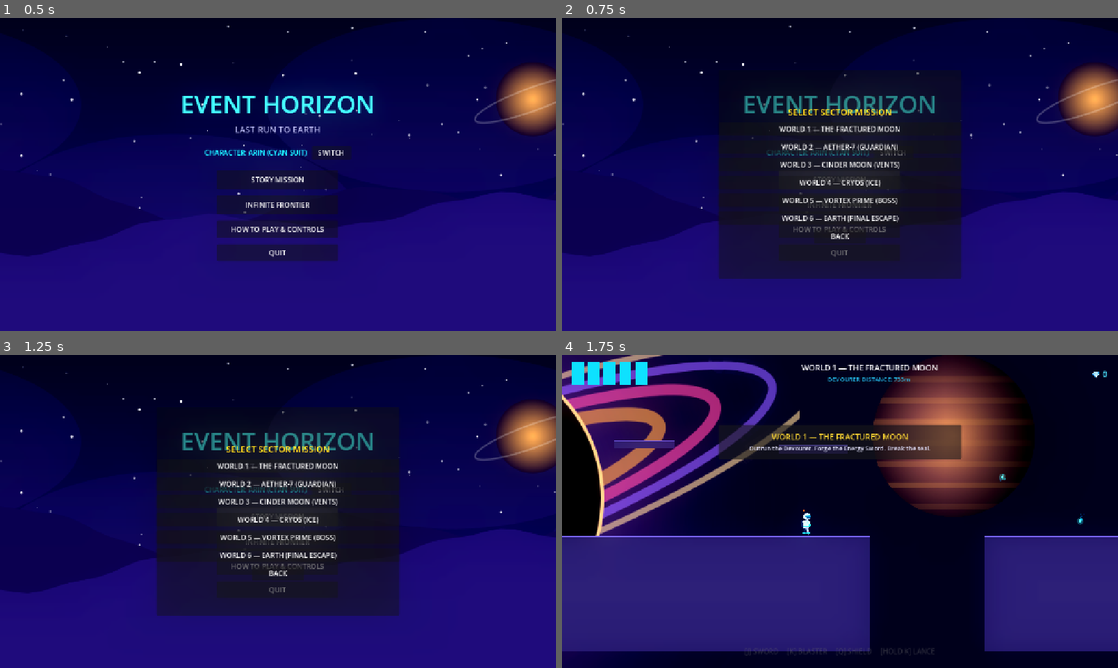
Above: before the commit, frames 1-4 (two rows, left to right).
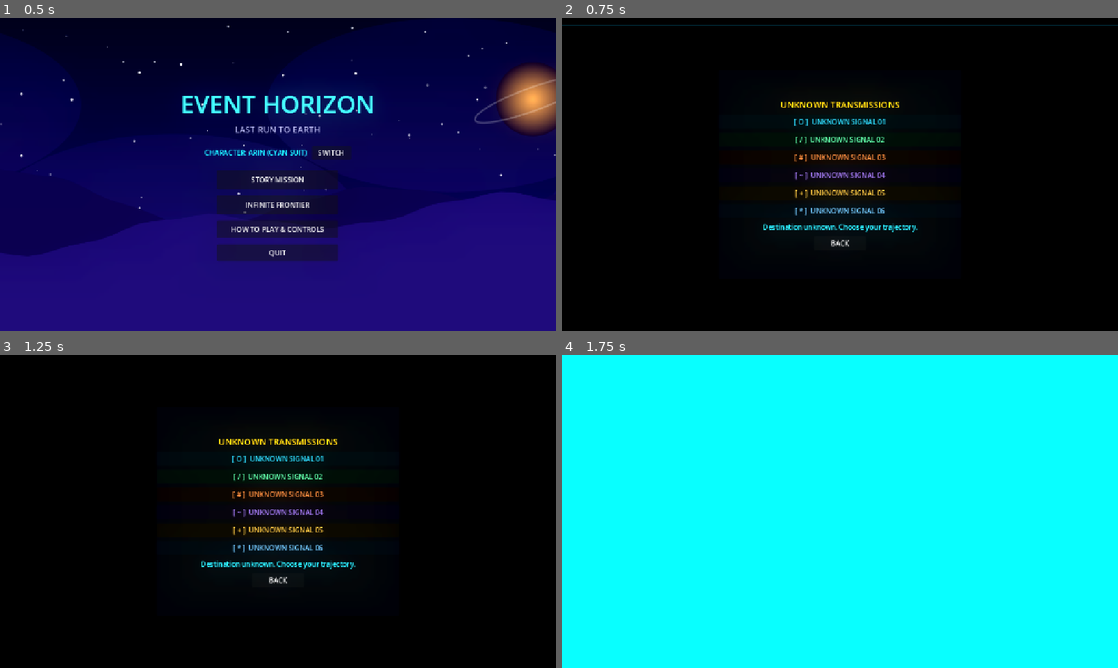
Above: after the commit, the same moments.

Repository: mallikarjunr444-gif/respawn-2d-game
Game: Godot game, scene res://scenes/main_menu.tscn
Two runs of this game, one before a commit and one after it. Both use one fixed random seed, a clock stepped at 60 frames per second and the inputs below.
Inputs:
- Up to frame 1 (0.5 s): no input
- Up to frame 2 (0.75 s): click "STORY MISSION" at 0.5 s
- Up to frame 3 (1.25 s): no input
- Up to frame 4 (1.75 s): click "WORLD 1 — THE FRACTURED MOON" (after the commit: "[ O ] UNKNOWN SIGNAL 01") at 1.25 s

Frame 1 is identical in both runs. In frame 2, 93% of the frame differs, in the area x 0-100%, y 0-100%; in frame 3, 93%; in frame 4, 100%.

Commit message:
Implement mystery planet route selection

Diff:
--- a/project.godot
+++ b/project.godot
@@ -1,6 +1,10 @@
 ; Engine configuration file.
 ; It's best edited using the editor UI and not directly,
-; but it can also be edited by text editor.
+; since the parameters that go here are not all obvious.
+;
+; Format:
+;   [section] ; section goes between []
+;   param=value ; assign values to parameters
 
 config_version=5
 
@@ -26,6 +30,5 @@
 
 [rendering]
 
-renderer/rendering_method="forward_plus"
 textures/canvas_textures/default_texture_filter=2
 environment/glow/enabled=true
--- a/scenes/game.gd
+++ b/scenes/game.gd
@@ -4,6 +4,7 @@
 @onready var camera: Camera2D = $Camera2D
 @onready var hud: CanvasLayer = $HUD
 @onready var puzzle_modal: CanvasLayer = $PuzzleModal
+var planet_selection_scene = preload("res://scenes/planet_selection.tscn")
 @onready var parallax_bg: ParallaxBackground = $ParallaxBackground
 @onready var planet_sprite: Sprite2D = $ParallaxBackground/ParallaxLayerPlanet/PlanetSprite
 @onready var sky_rect: ColorRect = $ParallaxBackground/ParallaxLayerSky/SkyRect
@@ -34,7 +35,8 @@
 
 	GameState.level_completed.connect(_on_level_completed)
 	hud.set_sector_title(world_info["name"])
-	GameState.show_toast(world_info["name"], world_info["sub"], 4.5)
+	var planet_name = world_info["name"].split("—", false, 1)[1].strip_edges()
+	GameState.show_toast("DESTINATION IDENTIFIED", "PLANET: " + planet_name, 4.0)
 
 func _setup_environment() -> void:
 	sky_rect.color = world_info["sky_top"]
@@ -229,5 +231,29 @@
 		if node.has_method("unlock_forge"):
 			node.unlock_forge()
 
+	# Open planet selection UI
+	var selection = planet_selection_scene.instantiate()
+	add_child(selection)
+	selection.connect("world_selected", Callable(self, "_on_world_selected"))
+	selection.connect("back_to_menu", Callable(self, "_on_back_to_menu"))
+	selection.visible = true
+	get_tree().paused = true
+
 func _on_level_completed() -> void:
 	hud.show_victory()
+
+func _on_world_selected(idx: int) -> void:
+	# Resume and start selected world
+	get_tree().paused = false
+	var sel = get_node_or_null("PlanetSelection")
+	if sel:
+		sel.queue_free()
+	GameState.start_story(idx, true)
+
+func _on_back_to_menu() -> void:
+	# Return to main menu
+	get_tree().paused = false
+	var sel = get_node_or_null("PlanetSelection")
+	if sel:
+		sel.queue_free()
+	get_tree().change_scene_to_file("res://scenes/main_menu.tscn")
--- a/scenes/main_menu.gd
+++ b/scenes/main_menu.gd
@@ -3,10 +3,33 @@
 @onready var char_label: Label = $CenterContainer/VBox/CharSelector/CharLabel
 @onready var controls_modal: PanelContainer = $ControlsModal
 @onready var world_select_modal: PanelContainer = $WorldSelectModal
+@onready var menu_contents: Control = $CenterContainer
+@onready var route_status: Label = $WorldSelectModal/VBox/RouteStatus
+@onready var warp_overlay: ColorRect = $WarpOverlay
+@onready var route_back_btn: Button = $WorldSelectModal/VBox/BackBtn
+@onready var route_backdrop: ColorRect = $RouteBackdrop
+@onready var scan_line: ColorRect = $RouteScanLine
+
+var route_buttons: Array[Button] = []
+var route_signatures: Array[Color] = [
+	Color(0.32, 0.88, 1.0), Color(0.48, 1.0, 0.72), Color(1.0, 0.62, 0.36),
+	Color(0.72, 0.58, 1.0), Color(1.0, 0.82, 0.38), Color(0.54, 0.82, 1.0)
+]
+var route_transitioning: bool = false
 
 func _ready() -> void:
 	controls_modal.visible = false
 	world_select_modal.visible = false
+	route_backdrop.visible = false
+	scan_line.visible = false
+	route_buttons = [
+		$WorldSelectModal/VBox/W1Btn,
+		$WorldSelectModal/VBox/W2Btn,
+		$WorldSelectModal/VBox/W3Btn,
+		$WorldSelectModal/VBox/W4Btn,
+		$WorldSelectModal/VBox/W5Btn,
+		$WorldSelectModal/VBox/W6Btn
+	]
 	_update_char_ui()
 
 func _update_char_ui() -> void:
@@ -16,6 +39,10 @@
 	else:
 		char_label.text = "CHARACTER: ARIN (CYAN SUIT)"
 		char_label.modulate = Color(0.24, 0.94, 1.0)
+
+func _process(delta: float) -> void:
+	if scan_line.visible:
+		scan_line.position.y = fmod(scan_line.position.y + delta * 80.0, get_viewport_rect().size.y)
 
 func _on_char_btn_pressed() -> void:
 	SoundManager.play("click", 0.05)
@@ -27,6 +54,19 @@
 
 func _on_story_btn_pressed() -> void:
 	SoundManager.play("click", 0.05)
+	if GameState.route_destinations.size() != 6:
+		GameState.begin_route_round()
+	elif GameState.route_round_consumed:
+		GameState.begin_route_round()
+	route_transitioning = false
+	route_status.text = "Destination unknown. Choose your trajectory."
+	warp_overlay.visible = false
+	route_backdrop.visible = true
+	scan_line.visible = true
+	menu_contents.visible = false
+	for button_idx in range(route_buttons.size()):
+		route_buttons[button_idx].disabled = false
+		route_buttons[button_idx].modulate = route_signatures[button_idx]
 	world_select_modal.visible = true
 
 func _on_endless_btn_pressed() -> void:
@@ -42,13 +82,30 @@
 	controls_modal.visible = false
 
 func _on_world_btn_pressed(world_idx: int) -> void:
+	if route_transitioning:
+		return
+	route_transitioning = true
+	SoundManager.play("click", 0.05)
+	route_status.text = "ROUTE LOCKED\nDecrypting destination..."
+	for button_idx in range(route_buttons.size()):
+		route_buttons[button_idx].disabled = true
+		route_buttons[button_idx].modulate = Color(0.35, 0.48, 0.58, 1.0) if button_idx != world_idx else Color(0.55, 1.0, 1.0, 1.0)
+	route_back_btn.disabled = true
+	warp_overlay.visible = true
+	var warp_tween = create_tween()
+	warp_tween.tween_property(warp_overlay, "modulate:a", 1.0, 0.35)
+	await warp_tween.finished
+	await get_tree().create_timer(0.25).timeout
+	GameState.start_story(GameState.get_route_destination(world_idx), true)
+
+func _on_close_world_select_pressed() -> void:
+	if route_transitioning:
+		return
 	SoundManager.play("click", 0.05)
 	world_select_modal.visible = false
-	GameState.start_story(world_idx)
-
-func _on_close_world_select_pressed() -> void:
-	SoundManager.play("click", 0.05)
-	world_select_modal.visible = false
+	route_backdrop.visible = false
+	scan_line.visible = false
+	menu_contents.visible = true
 
 func _on_quit_btn_pressed() -> void:
 	SoundManager.play("click", 0.05)
--- a/scenes/main_menu.tscn
+++ b/scenes/main_menu.tscn
@@ -26,6 +26,17 @@
 texture = ExtResource("2_bg")
 expand_mode = 1
 stretch_mode = 6
+
+[node name="RouteBackdrop" type="ColorRect" parent="."]
+visible = false
+layout_mode = 1
+anchors_preset = 15
+anchor_right = 1.0
+anchor_bottom = 1.0
+grow_horizontal = 2
+grow_vertical = 2
+mouse_filter = 2
+color = Color(0.012, 0.026, 0.045, 1)
 
 [node name="CenterContainer" type="CenterContainer" parent="."]
 layout_mode = 1
@@ -167,38 +178,64 @@
 layout_mode = 2
 theme_override_colors/font_color = Color(1, 0.85, 0.2, 1)
 theme_override_font_sizes/font_size = 20
-text = "SELECT SECTOR MISSION"
+text = "UNKNOWN TRANSMISSIONS"
 horizontal_alignment = 1
 
 [node name="W1Btn" type="Button" parent="WorldSelectModal/VBox"]
 layout_mode = 2
-text = "WORLD 1 — THE FRACTURED MOON"
+text = "[ O ]  UNKNOWN SIGNAL 01"
 
 [node name="W2Btn" type="Button" parent="WorldSelectModal/VBox"]
 layout_mode = 2
-text = "WORLD 2 — AETHER-7 (GUARDIAN)"
+text = "[ / ]  UNKNOWN SIGNAL 02"
 
 [node name="W3Btn" type="Button" parent="WorldSelectModal/VBox"]
 layout_mode = 2
-text = "WORLD 3 — CINDER MOON (VENTS)"
+text = "[ # ]  UNKNOWN SIGNAL 03"
 
 [node name="W4Btn" type="Button" parent="WorldSelectModal/VBox"]
 layout_mode = 2
-text = "WORLD 4 — CRYOS (ICE)"
+text = "[ ~ ]  UNKNOWN SIGNAL 04"
 
 [node name="W5Btn" type="Button" parent="WorldSelectModal/VBox"]
 layout_mode = 2
-text = "WORLD 5 — VORTEX PRIME (BOSS)"
+text = "[ + ]  UNKNOWN SIGNAL 05"
 
 [node name="W6Btn" type="Button" parent="WorldSelectModal/VBox"]
 layout_mode = 2
-text = "WORLD 6 — EARTH (FINAL ESCAPE)"
+text = "[ * ]  UNKNOWN SIGNAL 06"
+
+[node name="RouteStatus" type="Label" parent="WorldSelectModal/VBox"]
+layout_mode = 2
+theme_override_colors/font_color = Color(0.3, 0.94, 1, 1)
+text = "Destination unknown. Choose your trajectory."
+horizontal_alignment = 1
+
+[node name="RouteScanLine" type="ColorRect" parent="."]
+visible = false
+layout_mode = 1
+anchor_right = 1.0
+offset_bottom = 2.0
+mouse_filter = 2
+color = Color(0.3, 0.9, 1, 0.22)
 
 [node name="BackBtn" type="Button" parent="WorldSelectModal/VBox"]
 custom_minimum_size = Vector2(120, 32)
 layout_mode = 2
 size_flags_horizontal = 4
 text = "BACK"
+
+[node name="WarpOverlay" type="ColorRect" parent="."]
+visible = false
+modulate = Color(1, 1, 1, 0)
+layout_mode = 1
+anchors_preset = 15
+anchor_right = 1.0
+anchor_bottom = 1.0
+grow_horizontal = 2
+grow_vertical = 2
+mouse_filter = 2
+color = Color(0.15, 0.85, 1, 1)
 
 [connection signal="pressed" from="CenterContainer/VBox/CharSelector/CharBtn" to="." method="_on_char_btn_pressed"]
 [connection signal="pressed" from="CenterContainer/VBox/MenuButtons/StoryBtn" to="." method="_on_story_btn_pressed"]
--- /dev/null
+++ b/scenes/planet_selection.gd
@@ -0,0 +1,58 @@
+extends Control
+
+signal world_selected(idx: int)
+signal back_to_menu()
+
+@onready var w1_btn: Button = $Center/Panel/VBox/W1Btn
+@onready var w2_btn: Button = $Center/Panel/VBox/W2Btn
+@onready var w3_btn: Button = $Center/Panel/VBox/W3Btn
+@onready var w4_btn: Button = $Center/Panel/VBox/W4Btn
+@onready var w5_btn: Button = $Center/Panel/VBox/W5Btn
+@onready var w6_btn: Button = $Center/Panel/VBox/W6Btn
+@onready var back_btn: Button = $Center/Panel/VBox/BackBtn
+@onready var status_label: Label = $Center/Panel/VBox/Status
+@onready var warp_overlay: ColorRect = $WarpOverlay
+@onready var scan_line: ColorRect = $ScanLine
+
+var transitioning: bool = false
+var route_buttons: Array[Button] = []
+var route_signatures: Array[Color] = [
+    Color(0.32, 0.88, 1.0), Color(0.48, 1.0, 0.72), Color(1.0, 0.62, 0.36),
+    Color(0.72, 0.58, 1.0), Color(1.0, 0.82, 0.38), Color(0.54, 0.82, 1.0)
+]
+
+func _ready() -> void:
+    process_mode = Node.PROCESS_MODE_ALWAYS
+    route_buttons = [w1_btn, w2_btn, w3_btn, w4_btn, w5_btn, w6_btn]
+    for button_idx in range(route_buttons.size()):
+        route_buttons[button_idx].modulate = route_signatures[button_idx]
+    w1_btn.pressed.connect(_on_world_pressed.bind(0))
+    w2_btn.pressed.connect(_on_world_pressed.bind(1))
+    w3_btn.pressed.connect(_on_world_pressed.bind(2))
+    w4_btn.pressed.connect(_on_world_pressed.bind(3))
+    w5_btn.pressed.connect(_on_world_pressed.bind(4))
+    w6_btn.pressed.connect(_on_world_pressed.bind(5))
+
+func _process(delta: float) -> void:
+    scan_line.position.y = fmod(scan_line.position.y + delta * 80.0, get_viewport_rect().size.y)
+
+func _on_world_pressed(idx: int) -> void:
+    if transitioning:
+        return
+    transitioning = true
+    SoundManager.play("click", 0.05)
+    back_btn.disabled = true
+    status_label.text = "ROUTE LOCKED\nDecrypting destination..."
+    for button_idx in range(route_buttons.size()):
+        var route_button = route_buttons[button_idx]
+        route_button.disabled = true
+        route_button.modulate = Color(0.35, 0.48, 0.58, 1.0) if button_idx != idx else Color(0.55, 1.0, 1.0, 1.0)
+
+    var warp_tween = create_tween().set_pause_mode(Tween.TWEEN_PAUSE_PROCESS)
+    warp_tween.tween_property(warp_overlay, "modulate:a", 1.0, 0.35)
+    await warp_tween.finished
+    await get_tree().create_timer(0.25, true).timeout
+    emit_signal("world_selected", GameState.get_route_destination(idx))
+
+func _on_back_pressed() -> void:
+    emit_signal("back_to_menu")
--- /dev/null
+++ b/scenes/planet_selection.tscn
@@ -0,0 +1,120 @@
+[gd_scene format=3 uid="uid://planet_selection"]
+
+[ext_resource type="Script" path="res://scenes/planet_selection.gd" id="1_script"]
+
+[node name="PlanetSelection" type="Control"]
+script = ExtResource("1_script")
+layout_mode = 1
+anchors_preset = 15
+anchor_right = 1.0
+anchor_bottom = 1.0
+grow_horizontal = 2
+grow_vertical = 2
+
+[node name="Backdrop" type="ColorRect" parent="."]
+layout_mode = 1
+anchors_preset = 15
+anchor_right = 1.0
+anchor_bottom = 1.0
+grow_horizontal = 2
+grow_vertical = 2
+mouse_filter = 2
+color = Color(0.015, 0.035, 0.065, 0.94)
+
+[node name="Center" type="CenterContainer" parent="."]
+layout_mode = 1
+anchor_right = 1.0
+anchor_bottom = 1.0
+grow_horizontal = 2
+grow_vertical = 2
+
+[node name="Panel" type="PanelContainer" parent="Center"]
+custom_minimum_size = Vector2(560, 540)
+layout_mode = 2
+
+[node name="VBox" type="VBoxContainer" parent="Center/Panel"]
+layout_mode = 2
+alignment = 1
+theme_override_constants/separation = 16
+theme_override_constants/margin_left = 28
+theme_override_constants/margin_top = 24
+theme_override_constants/margin_right = 28
+theme_override_constants/margin_bottom = 24
+
+# Title
+[node name="Title" type="Label" parent="Center/Panel/VBox"]
+layout_mode = 2
+theme_override_colors/font_color = Color(1, 0.85, 0.2, 1)
+theme_override_font_sizes/font_size = 22
+text = "UNKNOWN TRANSMISSIONS"
+horizontal_alignment = 1
+
+[node name="Prompt" type="Label" parent="Center/Panel/VBox"]
+layout_mode = 2
+theme_override_colors/font_color = Color(0.65, 0.82, 0.9, 0.9)
+text = "Destination unknown. Choose your trajectory."
+horizontal_alignment = 1
+
+# Buttons for six worlds
+[node name="W1Btn" type="Button" parent="Center/Panel/VBox"]
+layout_mode = 2
+custom_minimum_size = Vector2(0, 44)
+text = "[ O ]  UNKNOWN SIGNAL 01"
+
+[node name="W2Btn" type="Button" parent="Center/Panel/VBox"]
+layout_mode = 2
+custom_minimum_size = Vector2(0, 44)
+text = "[ / ]  UNKNOWN SIGNAL 02"
+
+[node name="W3Btn" type="Button" parent="Center/Panel/VBox"]
+layout_mode = 2
+custom_minimum_size = Vector2(0, 44)
+text = "[ # ]  UNKNOWN SIGNAL 03"
+
+[node name="W4Btn" type="Button" parent="Center/Panel/VBox"]
+layout_mode = 2
+custom_minimum_size = Vector2(0, 44)
+text = "[ ~ ]  UNKNOWN SIGNAL 04"
+
+[node name="W5Btn" type="Button" parent="Center/Panel/VBox"]
+layout_mode = 2
+custom_minimum_size = Vector2(0, 44)
+text = "[ + ]  UNKNOWN SIGNAL 05"
+
+[node name="W6Btn" type="Button" parent="Center/Panel/VBox"]
+layout_mode = 2
+custom_minimum_size = Vector2(0, 44)
+text = "[ * ]  UNKNOWN SIGNAL 06"
+
+[node name="Status" type="Label" parent="Center/Panel/VBox"]
+layout_mode = 2
+theme_override_colors/font_color = Color(0.3, 0.94, 1, 1)
+text = ""
+horizontal_alignment = 1
+
+# Back button
+[node name="BackBtn" type="Button" parent="Center/Panel/VBox"]
+layout_mode = 2
+custom_minimum_size = Vector2(120, 32)
+text = "BACK TO MENU"
+
+[node name="ScanLine" type="ColorRect" parent="."]
+layout_mode = 1
+anchor_right = 1.0
+offset_bottom = 2.0
+mouse_filter = 2
+color = Color(0.3, 0.9, 1, 0.22)
+
+[node name="WarpOverlay" type="ColorRect" parent="."]
+visible = true
+modulate = Color(1, 1, 1, 0)
+layout_mode = 1
+anchors_preset = 15
+anchor_right = 1.0
+anchor_bottom = 1.0
+grow_horizontal = 2
+grow_vertical = 2
+mouse_filter = 2
+color = Color(0.15, 0.85, 1, 1)
+
+[connection signal="pressed" from="Center/Panel/VBox/BackBtn" to="." method="_on_back_pressed"]
--- a/scripts/game_state.gd
+++ b/scripts/game_state.gd
@@ -13,6 +13,8 @@
 var game_mode: String = "story" # "story" or "endless"
 var current_world_idx: int = 0
 var sector_idx: int = 0
+var route_destinations: Array[int] = []
+var route_round_consumed: bool = false
 
 var crystals: int = 0
 var kills: int = 0
@@ -71,7 +73,11 @@
 		ev.button_index = mouse_btn
 		InputMap.action_add_event(action_name, ev)
 
-func start_story(world_index: int = 0) -> void:
+func start_story(world_index: int = 0, selected_from_route: bool = false) -> void:
+	if route_destinations.size() != 6:
+		begin_route_round()
+	if selected_from_route:
+		route_round_consumed = true
 	game_mode = "story"
 	current_world_idx = world_index
 	sector_idx = 0
@@ -88,6 +94,19 @@
 
 	weapons_changed.emit()
 	get_tree().change_scene_to_file("res://scenes/game.tscn")
+
+func begin_route_round() -> void:
+	# Shuffle once per selection round so each signal maps to a distinct world.
+	route_round_consumed = false
+	route_destinations.clear()
+	for world_idx in range(6):
+		route_destinations.append(world_idx)
+	route_destinations.shuffle()
+
+func get_route_destination(route_idx: int) -> int:
+	if route_destinations.size() != 6:
+		begin_route_round()
+	return route_destinations[clampi(route_idx, 0, route_destinations.size() - 1)]
 
 func start_endless() -> void:
 	game_mode = "endless"
Not shown, added: scenes/planet_selection.gd.uid
